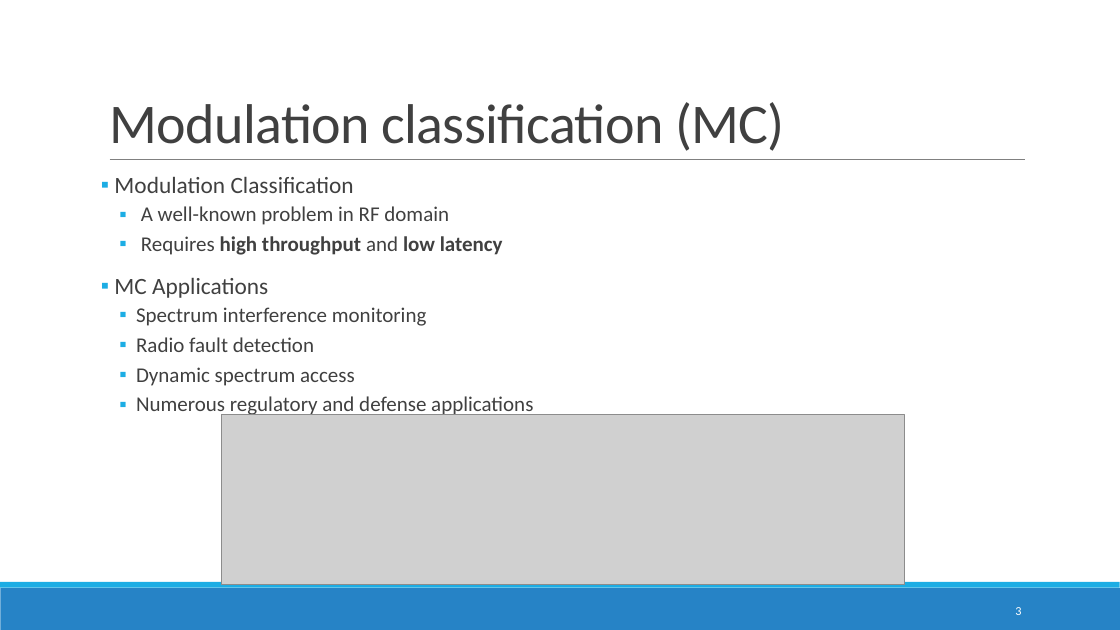
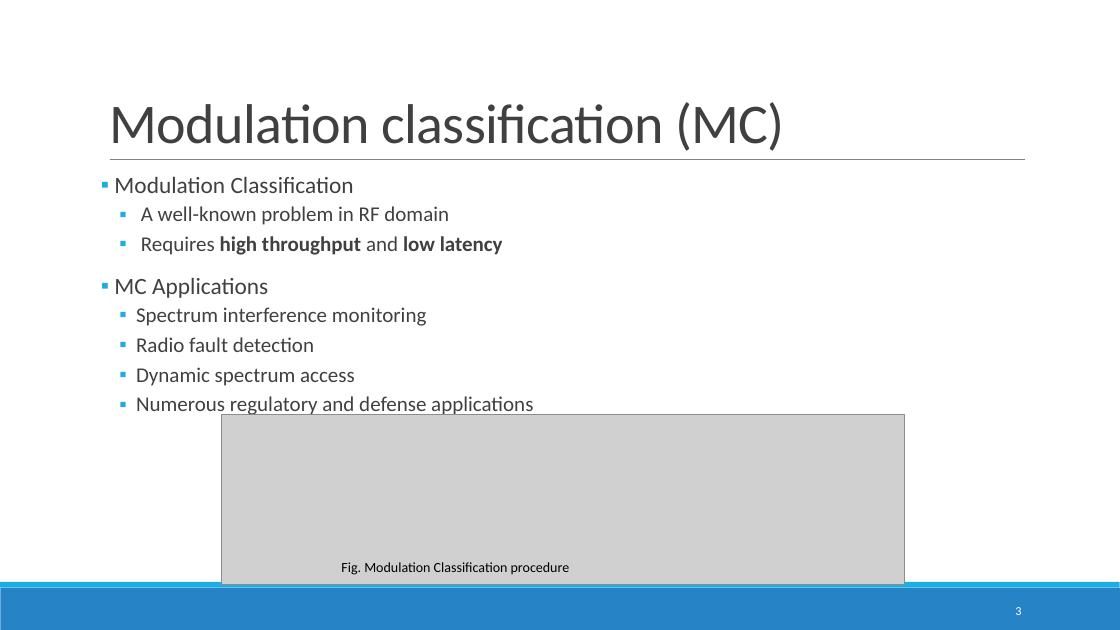
Before and after one commit to ITU-AI-ML-in-5G-Challenge/ITU-ML5G-PS-007-Aaronica, a slide deck: slide 3 of Presentation/GrandFinale.pptx. Drawn at 1120x630 pixels with LibreOffice and Linux fonts; fonts in the diff are those of the drawing; grey boxes stand for pictures. Boxes give left, top, right and bottom in pixels: in the first picture for what was removed or moved away, otherwise in the second. Text is boxed around its words. In the diff, an @@ line names an element or a change of style, - is before the commit and + after.

```diff
--- a/Presentation/GrandFinale.pptx
+++ b/Presentation/GrandFinale.pptx
@@ text added at <box>341,562,570,575</box>, 12 pt, text #000000 @@
+Fig. Modulation Classification procedure
```
Also in this commit, not shown: 12 other slides changed, 2 other files.
